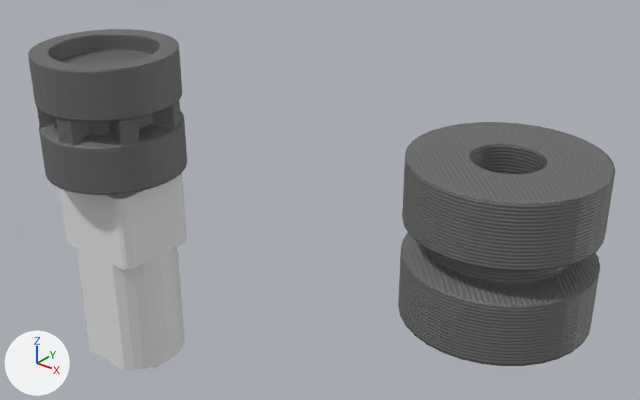
A saved change to the Blender file designs/tracks/track_preview.blend.
The view is the same before and after, from a 50 mm lens placed at (78.0, -50.8, 34.6), pointed at (25.8, 14.4, -5.8). Lighting does not change. The marker at lower left points along +X, +Y and +Z.

The first picture shows 'DriveWheel', 'Idler', 'N20'.
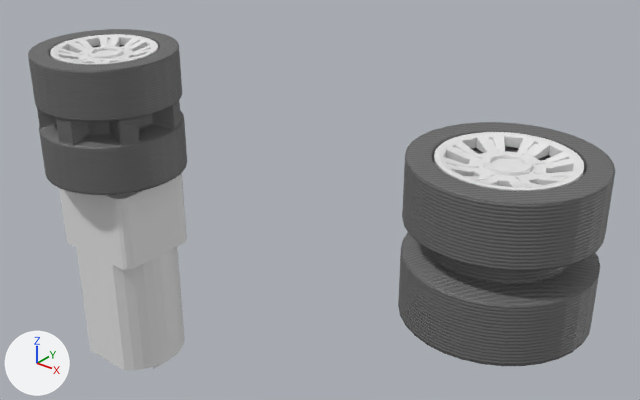
Diff of the bpy script that builds the scene:
```diff
--- a/designs/tracks/track_preview.blend.py
+++ b/designs/tracks/track_preview.blend.py
@@ me_plane_1 @@
+me_plane_1.from_pydata([(0.0, -5.8, 7.0), (0.0, -5.8, 6.0), (0.0, -5.4, 7.0), (0.0, 0.0, 6.0), (0.0, -3.4, 6.4), (0.0, -1.9, 6.4), (0.0, -1.9, 6.7), (0.0, -1.4, 6.7), (0.0, -1.4, 6.4), (0.0, 0.0, 6.4)], [(2, 0), (0, 1), (1, 3), (4, 2), (5, 4), (6, 5), (7, 6), (8, 7), (9, 8)], [])
@@ me_cube @@
+me_cube.from_pydata([(-0.14, 2.3, 6.3), (-0.2, 5.0, 6.7), (0.14, 2.3, 6.3), (0.2, 5.0, 6.7), (1.56, 2.6, 3.7), (2.65, 4.31, 3.7), (0.74, 2.94, 3.7), (1.17, 4.93, 3.7), (-0.19, 4.67, 6.63), (-0.15, 2.61, 6.32), (-0.18, 4.2, 6.53), (-0.17, 3.64, 6.44), (-0.16, 3.09, 6.37), (0.15, 2.61, 6.32), (0.19, 4.67, 6.63), (0.16, 3.09, 6.37), (0.17, 3.64, 6.44), (0.18, 4.2, 6.53)], [], [(7, 5, 4, 6), (13, 2, 0, 9), (13, 9, 12, 15), (15, 12, 11, 16), (16, 11, 10, 17), (17, 10, 8, 14), (3, 14, 8, 1)])
@@ col_hubcap @@
+col_hubcap = bpy.data.collections.new('Hubcap')
+col_hubcap.objects.link(ob_hubcap_stl)
@@ ob_idler @@
 ob_idler.location = (49.3, 8.8, 0.0)
-ob_idler.rotation_euler = (3.142, 0.0, 0.0)  # degrees (180, 0, 0)
+ob_idler.rotation_euler = (6.283, 0.0, 0.0)  # degrees (360, 0, 0)
 ob_idler.instance_type = 'COLLECTION'
@@ ob_hubcap_001 @@
+ob_hubcap_001 = bpy.data.objects.new('Hubcap.001', None)
+ob_hubcap_001.location = (0.0, 8.8, 0.0)
+ob_hubcap_001.instance_type = 'COLLECTION'
+ob_hubcap_001.instance_collection = col_hubcap
@@ ob_hubcap_stl @@
+ob_hubcap_stl = bpy.data.objects.new('Hubcap.stl', me_plane_1)
+ob_hubcap_stl.location = (0.0, 0.0, 0.0)
+_m = ob_hubcap_stl.modifiers.new('Bevel', 'BEVEL')
+_m.width = 1.53
+_m.width_pct = 1.53
+_m.segments = 6
+_m.affect = 'VERTICES'
+_m.limit_method = 'WEIGHT'
+_m = ob_hubcap_stl.modifiers.new('Screw', 'SCREW')
+_m.steps = 32
+_m.render_steps = 32
+_m.use_normal_flip = True
+_m.use_normal_calculate = True
+_m.use_merge_vertices = True
+_m.use_smooth_shade = False
+_m = ob_hubcap_stl.modifiers.new('Boolean', 'BOOLEAN')
+_m.object = ob_subdetails
+_m.solver = 'FLOAT'
@@ ob_subdetails @@
+ob_subdetails = bpy.data.objects.new('SubDetails', me_cube)
+ob_subdetails.location = (0.0, 0.0, 0.0)
+_m = ob_subdetails.modifiers.new('Bevel', 'BEVEL')
+_m.width = 0.3
+_m.width_pct = 0.3
+_m.segments = 3
+_m.affect = 'VERTICES'
+_m.limit_method = 'WEIGHT'
+_m = ob_subdetails.modifiers.new('Solidify', 'SOLIDIFY')
+_m.thickness = 5.0
+_m.nonmanifold_merge_threshold = 0.0003
+_m = ob_subdetails.modifiers.new('Array', 'ARRAY')
+_m.count = 8
+_m.constant_offset_displace = (0.0, 0.0, 0.0)
+_m.use_relative_offset = False
+_m.use_object_offset = True
+_m.offset_object = ob_hubcapdup
@@ ob_hubcapdup @@
+ob_hubcapdup = bpy.data.objects.new('Hubcapdup', None)
+ob_hubcapdup.location = (0.0, 0.0, 0.0)
+ob_hubcapdup.rotation_euler = (0.0, 0.0, 0.785)  # degrees (0, 0, 45)
@@ ob_hubcap @@
+ob_hubcap = bpy.data.objects.new('Hubcap', None)
+ob_hubcap.location = (49.3, 8.8, 0.0)
+ob_hubcap.instance_type = 'COLLECTION'
+ob_hubcap.instance_collection = col_hubcap
```

Pixel boxes [x1, y1, x2, y2] of what changed, in the pictures (640 x 400 px):
'Idler', turned: [398, 122, 616, 366] in both
'Hubcap', added: after [434, 132, 584, 191]
'Hubcap.001', added: after [50, 34, 158, 65]
